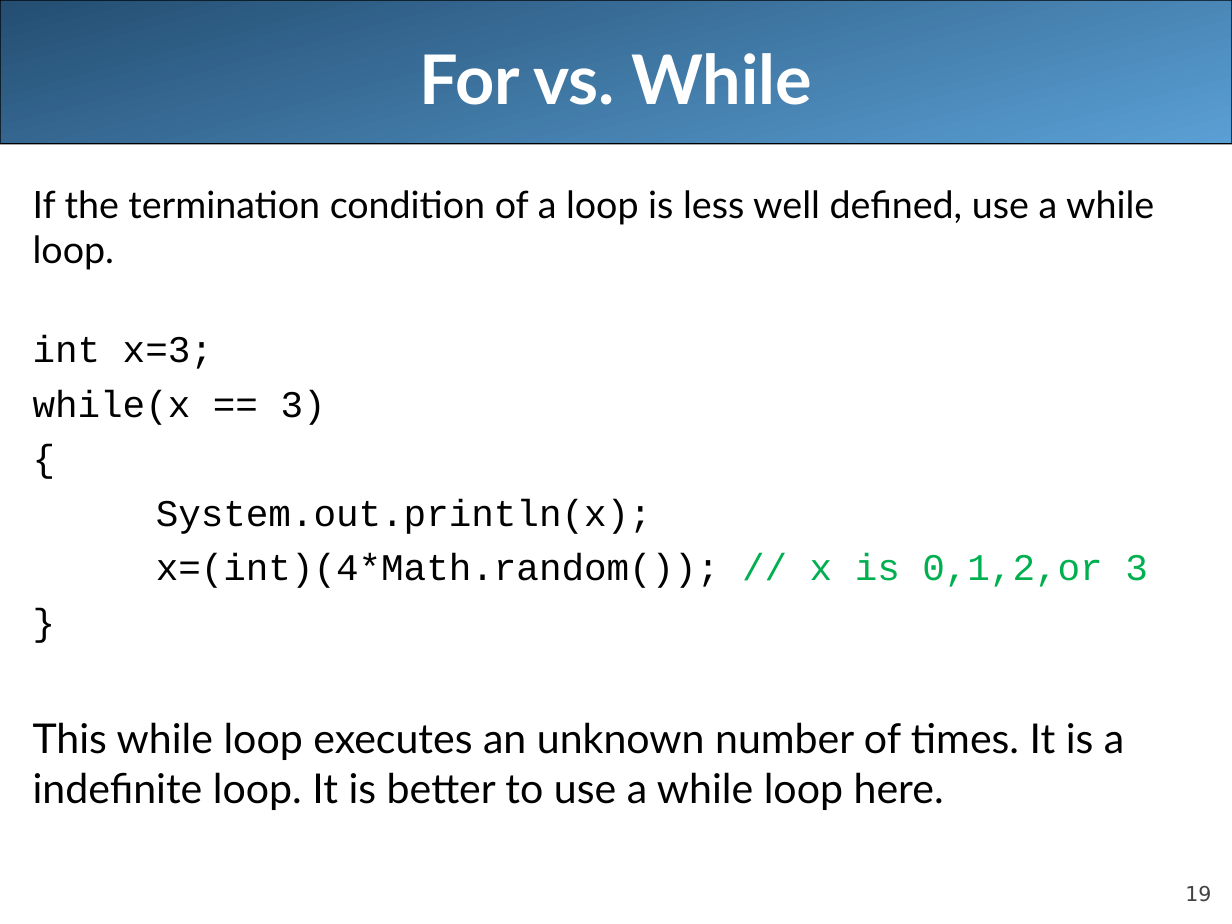
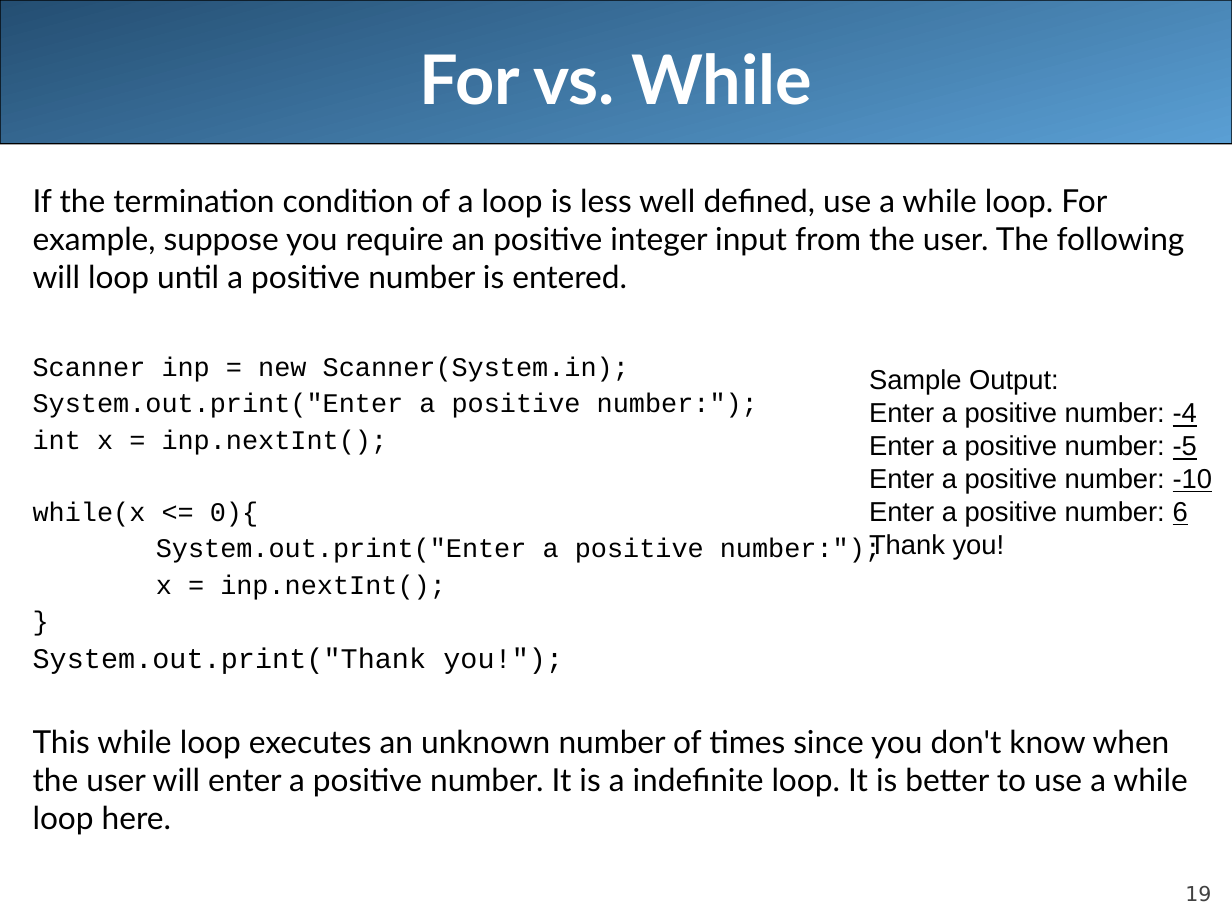
Before and after one commit to LongBaoNguyen/longbaonguyen.github.io, a slide deck: slide 19 of courses/apcsa/lecture11.ppt. Drawn at 1232x924 pixels with LibreOffice and Linux fonts; fonts in the diff are those of the drawing. Boxes give left, top, right and bottom in pixels: in the first picture for what was removed or moved away, otherwise in the second. Text is boxed around its words. In the diff, an @@ line names an element or a change of style, - is before the commit and + after.

```diff
--- a/courses/apcsa/lecture11.ppt
+++ b/courses/apcsa/lecture11.ppt
@@ text "If the termination condition of ..." at box(33, 188, 1187, 835): size 22 to 15.7 pt in "}"; line spacing 1 to 0.9; less space between paragraphs @@
@@ text at box(33, 188, 1185, 600): text changed; size 22 to 18.5 pt; font Courier New to Lato @@
-If the termination condition of a loop is less well defined, use a while loop.
-int x=3;
-while(x == 3)
-{
-System.out.println(x);
-x=(int)(4*Math.random()); // x is 0,1,2,or 3
+If the termination condition of a loop is less well defined, use a while loop. For example, suppose you require an positive integer input from the user. The following will loop until a positive number is entered.
+Scanner inp = new Scanner(System.in);
+System.out.print("Enter a positive number:");
+int x = inp.nextInt();
+while(x <= 0){
+System.out.print("Enter a positive number:");
+x = inp.nextInt();
@@ text added at box(869, 369, 1212, 559), 16 pt, text #000000 @@
+Sample Output:
+Enter a positive number: -4
+Enter a positive number: -5
+Enter a positive number: -10
+Enter a positive number: 6
+Thank you!
@@ text at box(33, 648, 1187, 835): text changed; size 24 to 18.5 pt @@
-This while loop executes an unknown number of times. It is a indefinite loop. It is better to use a while loop here.
+System.out.print("Thank you!");
+This while loop executes an unknown number of times since you don't know when the user will enter a positive number. It is a indefinite loop. It is better to use a while loop here.
```
Also in this commit, not shown: 6 slides added, 1 slide removed, 7 other files.
